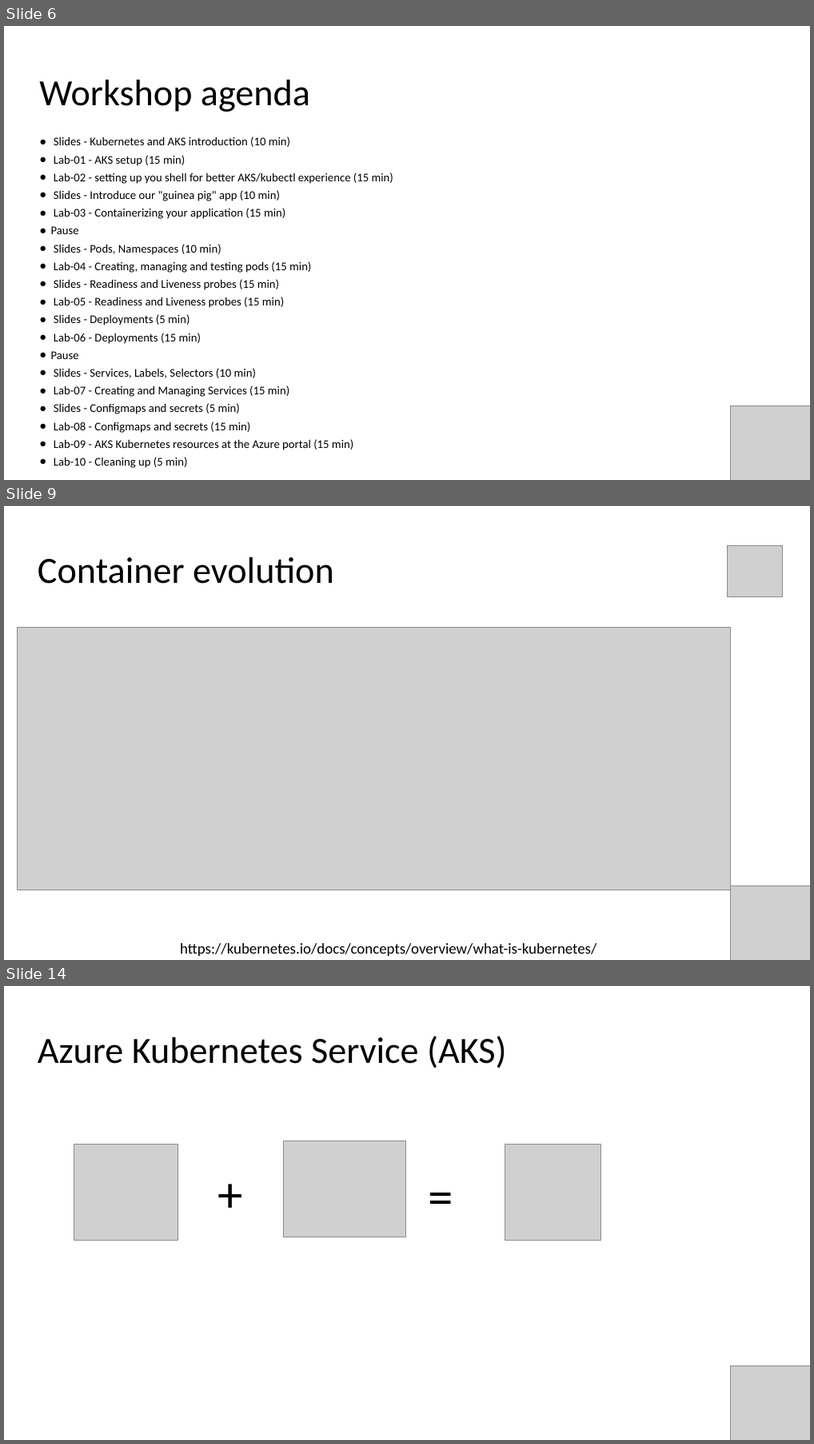
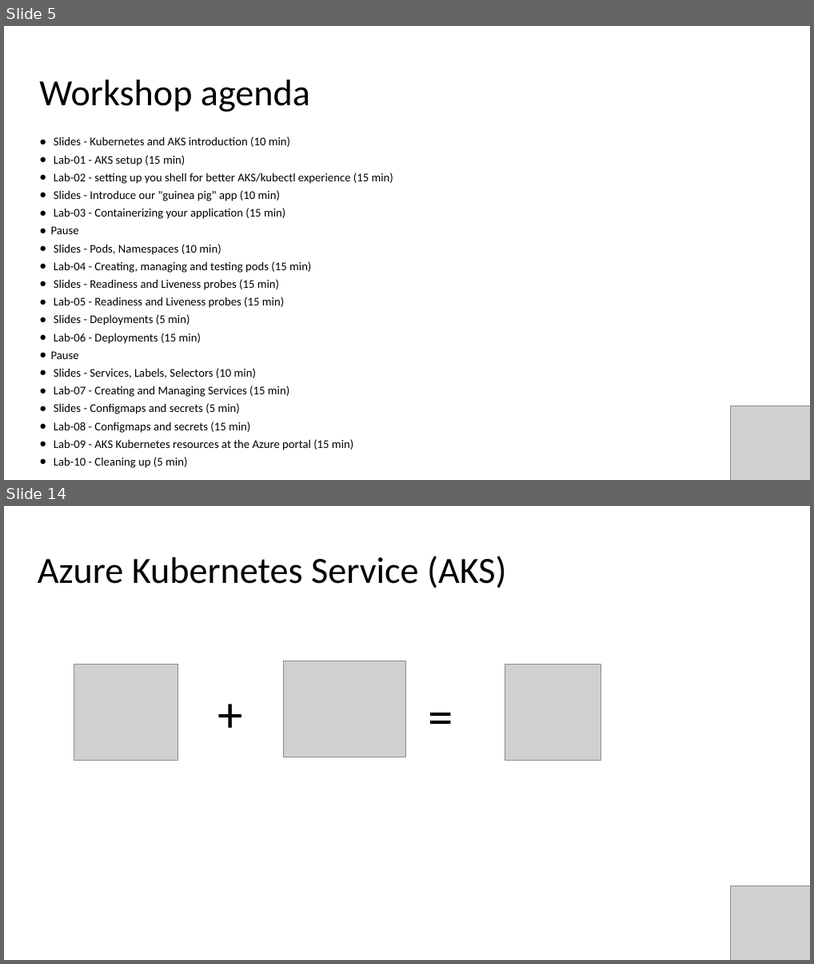
Before and after one commit to evgenyb/aks-workshops, a slide deck: 01-aks-and-k8s-101/slides/Introduction to AKS.pptx. Shown one above the other, each under a label of ours: slides 6, 9 and 14 before the commit, slides 5 and 14 after it; the slides between them are not shown. The pictures are 814x1444 and 814x964 pixels, drawn with LibreOffice and Linux fonts; fonts in the diff are those of the drawing; grey boxes stand for pictures. Boxes give left, top, right and bottom in pixels: in the first picture for what was removed or moved away, otherwise in the second. Text is boxed around its words. In the diff, an @@ line names an element or a change of style, - is before the commit and + after.

```diff
--- a/01-aks-and-k8s-101/slides/Introduction to AKS.pptx
+++ b/01-aks-and-k8s-101/slides/Introduction to AKS.pptx
@@ slide 9 removed at (x1=4, y1=506, x2=810, y2=960), background #FFFFFF @@
@@ picture removed at (x1=727, y1=545, x2=783, y2=596) @@
@@ title removed at (x1=38, y1=557, x2=334, y2=584) @@
-Container evolution
@@ picture removed at (x1=18, y1=627, x2=731, y2=890) @@
@@ picture removed at (x1=731, y1=885, x2=810, y2=960) @@
@@ text removed at (x1=180, y1=943, x2=597, y2=956) @@
-https://kubernetes.io/docs/concepts/overview/what-is-kubernetes/
@@ what was slide 6 is now slide 5 @@
```
Also in this commit, not shown: 2 slides changed, 8 slides added, 7 other slides removed, 1 other file.
